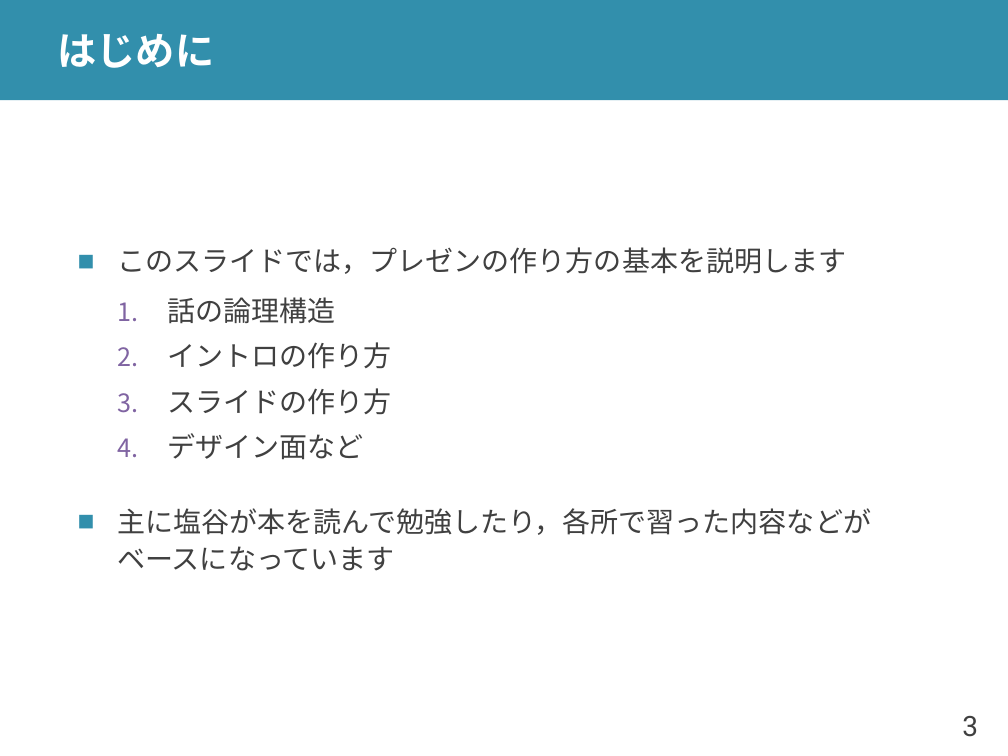
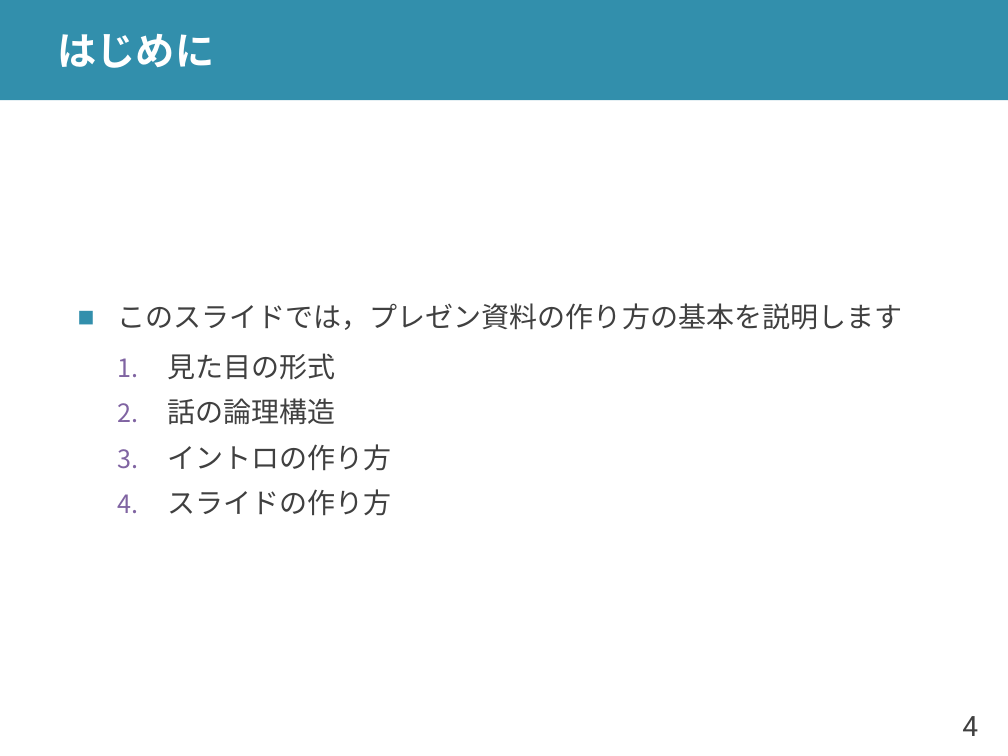
Before and after one commit to shioya-lab/how-to, a slide deck: slide 4 of slide.pptx (slide 3 before the commit). Drawn at 1008x756 pixels with LibreOffice and Linux fonts; fonts in the diff are those of the drawing. Boxes give left, top, right and bottom in pixels: in the first picture for what was removed or moved away, otherwise in the second. Text is boxed around its words. In the diff, an @@ line names an element or a change of style, - is before the commit and + after.

```diff
--- a/slide.pptx
+++ b/slide.pptx
@@ text at (117, 303, 902, 380): text changed @@
-■ このスライドでは，プレゼンの作り方の基本を説明します
+■ このスライドでは，プレゼン資料の作り方の基本を説明します
+  1. 見た目の形式
@@ text at (117, 433, 871, 571): paragraphs removed @@
-  4. デザイン面など
-■ 主に塩谷が本を読んで勉強したり，各所で習った内容などが
-  ベースになっています
@@ page number at (962, 716, 978, 736): text changed @@
-3
+4
```
Also in this commit, not shown: 12 other slides changed, 6 slides added, 1 other file.
